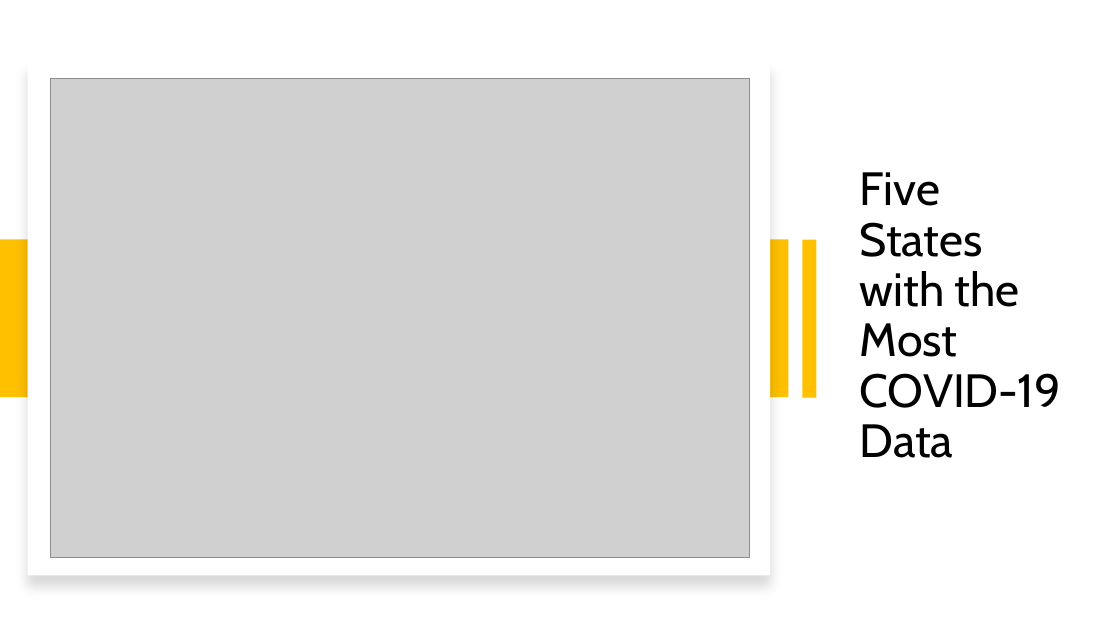
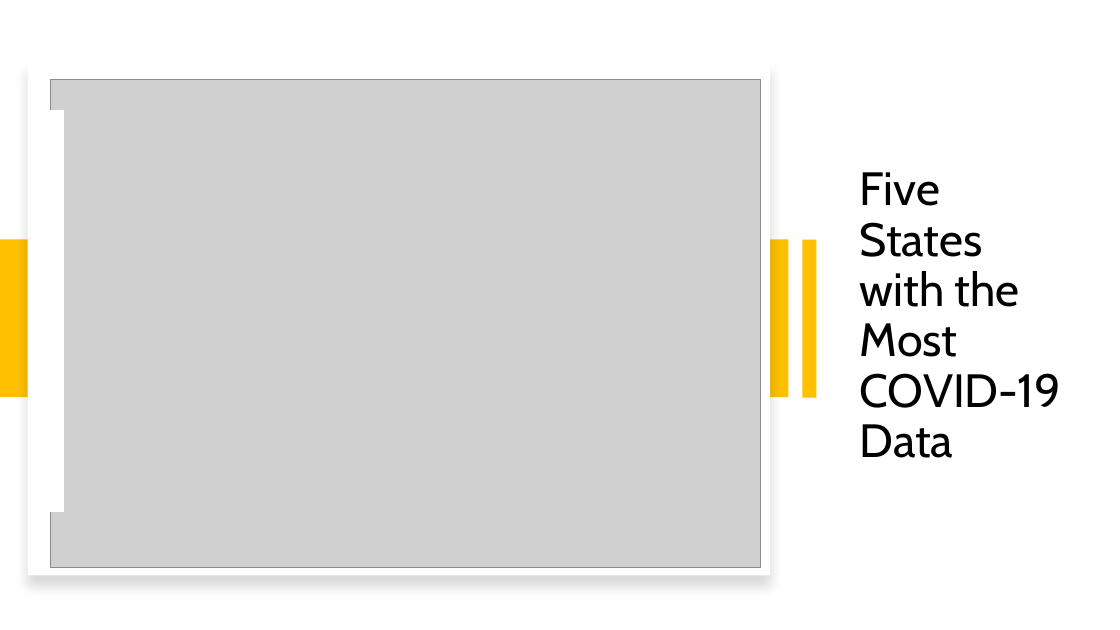
Before and after one commit to cxclark/covid19-analysis, a slide deck: slide 5 of 2020_10_30_covid_usa_analysis.pptx. Drawn at 1120x630 pixels with LibreOffice and Linux fonts; fonts in the diff are those of the drawing; grey boxes stand for pictures. Boxes give left, top, right and bottom in pixels: in the first picture for what was removed or moved away, otherwise in the second. Text is boxed around its words. In the diff, an @@ line names an element or a change of style, - is before the commit and + after.

```diff
--- a/2020_10_30_covid_usa_analysis.pptx
+++ b/2020_10_30_covid_usa_analysis.pptx
@@ picture: place and size @@
-picture at (50,79,749,558)
+picture at (50,80,761,568)
@@ rectangle added at (45,111,64,511), fill #FFFFFF, outline #FFFFFF 1 pt @@
```
Also in this commit, not shown: 12 other files.
